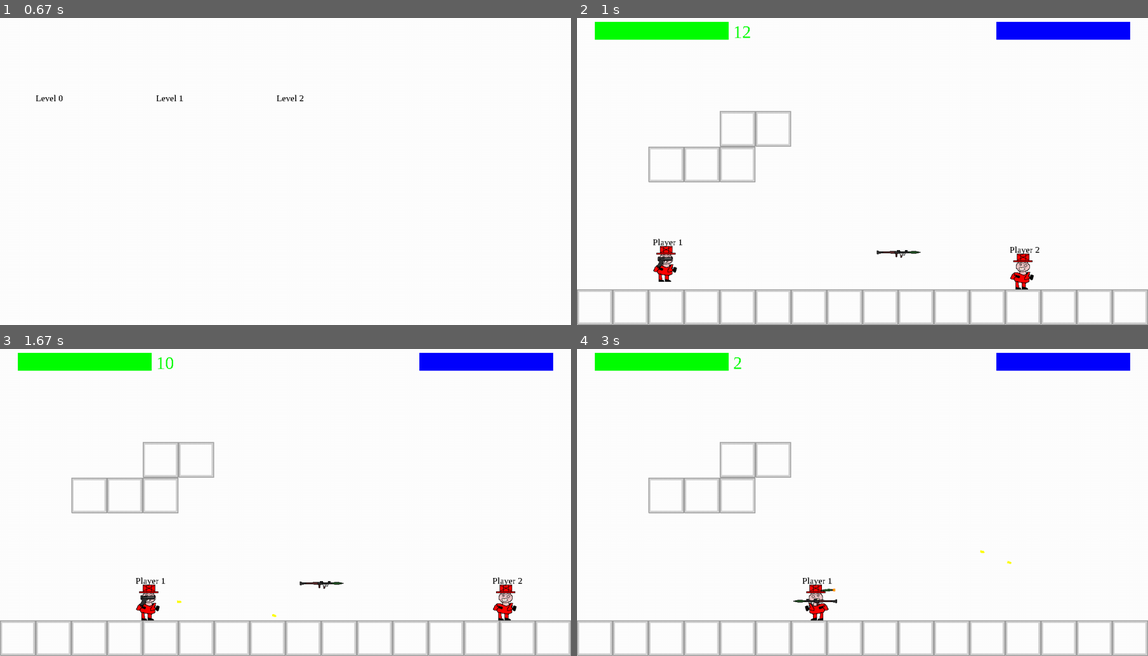
Above: before the commit, frames 1-4 (two rows, left to right).
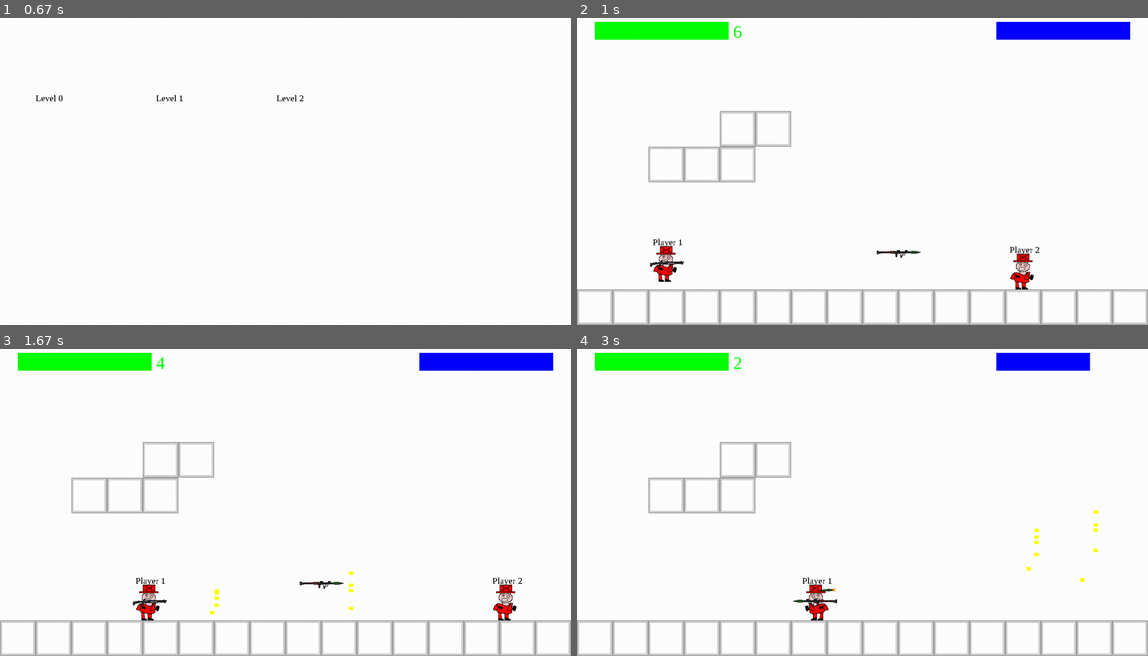
Above: after the commit, the same moments.

Repository: Me07111/Pygame-Platformer
Game: pygame game, started from Code/main.py
Two runs of this game, one before a commit and one after it. Both use one fixed random seed, a clock stepped at 60 frames per second and the inputs below.
Inputs:
- Up to frame 1 (0.67 s): click "Play" at 0.38 s
- Up to frame 2 (1 s): click "Level 1" at 0.72 s
- Up to frame 3 (1.67 s): tap Space at 1, 1.4 s; hold Right from 1.33 s (still down); hold D from 1.33 s (still down)
- Up to frame 4 (3 s): tap Space at 1.7, 1.9, 2.23, 2.53, 2.73 s; release Right at 1.8 s; release D at 1.8 s; hold Up 1.83-2.13 s; hold W 1.83-2.13 s; hold Right 2.17-2.63 s; hold D 2.17-2.63 s; hold Left from 2.67 s (still down); hold A from 2.67 s (still down)

Frame 1 is identical in both runs. In frame 2, 0.2% of the frame differs, in the area x 12-31%, y 2-82%; in frame 3, 0.3%; in frame 4, 0.6%, in the area x 70-97%, y 1-77%.

Commit message:
added shot sounds

Diff:
--- a/Code/config.py
+++ b/Code/config.py
@@ -19,7 +19,7 @@
     ["o","o","x","x","x","o","o","o","o","o","o","o","o","o","o","o"],
     ["o","o","o","o","o","o","o","o","o","o","o","o","o","o","o","o"],
     ["o","o","P","o","o","o","o","o","o","o","o","o","o","o","o","o"],
-    ["o","o","w0","o","o","o","o","o","o","w4","o","o","P","o","o","o"],
+    ["o","o","w3","o","o","o","o","o","o","w4","o","o","P","o","o","o"],
     ["x","x","x","x","x","x","x","x","x","x","x","x","x","x","x","x"]
     ],
     [
@@ -30,7 +30,7 @@
     ["o","o","x","x","x","o","o","o","o","o","o","o","o","o","o","o"],
     ["o","o","o","o","o","o","o","o","o","o","o","o","o","o","o","o"],
     ["o","o","o","o","o","o","o","o","o","o","o","o","o","o","o","o"],
-    ["o","o","w3","o","o","o","o","o","o","w6","o","o","P","o","o","o"],
+    ["o","o","w5","o","o","o","o","o","o","w7","o","o","P","o","o","o"],
     ["x","x","x","x","x","x","x","x","x","x","x","x","x","x","x","x"]
     ]
 ]
@@ -89,7 +89,7 @@
     pygame.color.Color(255,100,15,255)
 ]
 
-#(name,imagePath,isPickedUp,inPos,bulletSpeed,bulletSize,bulletImagePath,fireRate,bulletRelGrav,damage,maxAmmo)
+#(name,imagePath,bulletSpeed,bulletImagePath,fireRate,bulletRelGrav,damage,maxAmmo,isfullauto)
 weapons = [
 ["pistol","Graphics/pistol.png",600,"Graphics/pistolBullet.png",300,10,10,12,False,
 {
@@ -104,7 +104,7 @@
     (-1,-1) : (-25,-20)
 },
 pygame.Vector2(15,-12),
-0,1
+0,1,"Sounds/9mm.wav"
 ],
 ["Assault Rifle","Graphics/ar.png",300,"Graphics/arBullet.png", 600,1,7,30,True,
 {
@@ -119,7 +119,7 @@
     (-1,-1) : (10,-25)
 },
 pygame.Vector2(42,0),
-0,1
+0,1,"Sounds/9mm.wav"
 ],
 ["Sniper","Graphics/Sniper.png",800,"Graphics/sniperBullet.png",30,1,30,5,False,
 {
@@ -134,9 +134,9 @@
     (-1,-1) : (0,0)
 },
 pygame.Vector2(50,0),
-0,1
-],
-["Shotgun","Graphics/shotgun.png",800,"Graphics/slug.png",200,1,20,6,False,
+0,1,"Sounds/sniperShot.wav"
+],
+["Shotgun","Graphics/shotgun.png",800,"Graphics/slug.png",200,1,10,6,False,
 {
     (0,0) : (0,0),
     (0,1) : (0,0),
@@ -149,7 +149,7 @@
     (-1,-1) : (0,0)
 },
 pygame.Vector2(40,-10),
-5,6
+10,6,"Sounds/explosion.wav"
 ],
 ["Rpg-7","Graphics/rpg7.png",300,"Graphics/rpg7rocket.png",12,1,50,3,False,
 {
@@ -164,7 +164,7 @@
     (-1,-1) : (0,0)
 },
 pygame.Vector2(),
-0,1
+0,1,"Sounds/explosion.wav"
 ],
 ["MCX","Graphics/MCX.png",600,"Graphics/arBullet.png",600,1,6,30,True,
 {
@@ -179,7 +179,7 @@
     (-1,-1) : (0,0)
 },
 pygame.Vector2(),
-0,1
+0,1,"Sounds/explosion.wav"
 ],
 ["desert Eagle","Graphics/deagle.png",500,"Graphics/pistolBullet.png",120,4,20,7,False,
 {
@@ -194,7 +194,22 @@
     (-1,-1) : (0,0)
 },
 pygame.Vector2(),
-0,1
+0,1,"Sounds/deagle.wav"
+],
+["MX250","Graphics/mx250.png",1000,"Graphics/arBullet.png",900,1,4,50,True,
+{
+    (0,0) : (0,0),
+    (0,1) : (0,0),
+    (0,-1) : (0,0),
+    (1,0) : (0,0),
+    (1,1) : (0,0),
+    (1,-1) : (0,0),
+    (-1,0) : (0,0),
+    (-1,1) : (0,0),
+    (-1,-1) : (0,0)
+},
+pygame.Vector2(),
+0,1,"Sounds/machinegun.wav"
 ]
 ]
 
--- a/Code/level.py
+++ b/Code/level.py
@@ -167,7 +167,7 @@
                         playerAmount += 1
                 elif(cell[0] == "w"):
                     type = weapons[int(cell[len(cell)-1])]
-                    weapon = Weapon(type[0],type[1],False,pos,type[2],type[3],type[4],type[5],type[6],type[7],type[8],type[9],type[10],type[11],type[12])
+                    weapon = Weapon(type[0],type[1],False,pos,type[2],type[3],type[4],type[5],type[6],type[7],type[8],type[9],type[10],type[11],type[12],type[13])
                     self.onGroundWeapons.add(weapon)
 
     def closerToZero(self,numberToNegate,negateBy):
--- a/Code/weapon.py
+++ b/Code/weapon.py
@@ -2,7 +2,7 @@
 from bullet import Bullet
 import random
 class Weapon(pygame.sprite.Sprite):
-    def __init__(self,name,imagePath,isPickedUp,inPos,bulletSpeed,bulletImagePath,fireRate,bulletGravityMultipierl,damage,maxAmmo,isFullAuto,offsets,muzzleDist,angle,bulletAmount):
+    def __init__(self,name,imagePath,isPickedUp,inPos,bulletSpeed,bulletImagePath,fireRate,bulletGravityMultipierl,damage,maxAmmo,isFullAuto,offsets,muzzleDist,angle,bulletAmount,soundPath):
         super().__init__()
         self.name = name
         self.origImage = pygame.image.load(imagePath)
@@ -28,15 +28,17 @@
         self.isFlipped = False
         self.angle = angle
         self.bulletAmount = bulletAmount
+        self.sound = pygame.mixer.Sound(soundPath)
 
     def shoot(self,direction,level,gameTime,player):
         if(self.canShoot(gameTime)):
             for i in range(self.bulletAmount):
-                direction = pygame.Vector2.rotate(direction,random.randint(int(-self.angle/2),int(self.angle/2)))
+                direction = pygame.Vector2.rotate(direction,-self.angle/4 + i*(self.angle/self.bulletAmount))
                 bullet = Bullet(self.bulletSpeed,self.bulletImagePath,self.getMuzzlePos(),direction,self.bulGravMul,self.damage)
                 bullet.ignored = player
                 level.bullets.add(bullet)
                 self.lastTimeShot = gameTime
+            self.sound.play()
             self.ammo -= 1
             self.wasShotReleased = False
 
Not shown, added: Code/Sounds/9mm.wav
Not shown, added: Code/Sounds/deagle.wav
Not shown, added: Code/Sounds/empty.wav
Not shown, added: Code/Sounds/explosion.wav
Not shown, added: Code/Sounds/machinegun.wav
Not shown, added: Code/Sounds/sniperShot.wav
Not shown, added: Sounds/9mm.wav
Not shown, added: Sounds/deagle.wav
Not shown, added: Sounds/empty.wav
Not shown, added: Sounds/explosion.wav
Not shown, added: Sounds/machinegun.wav
Not shown, added: Sounds/sniperShot.wav
